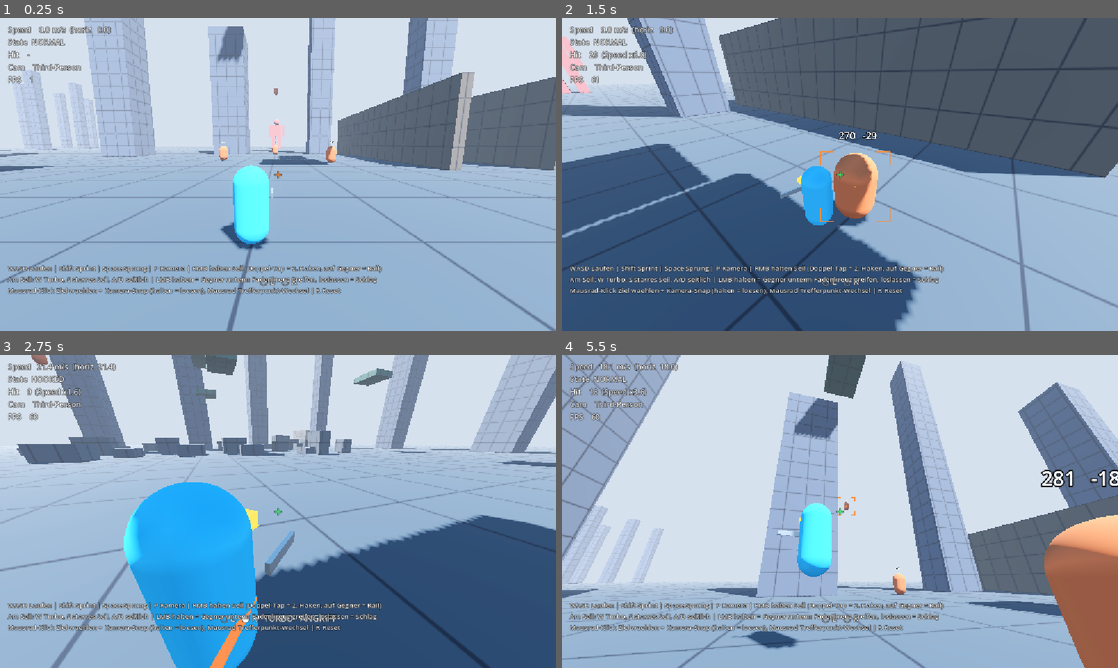
Above: before the commit, frames 1-4 (two rows, left to right).
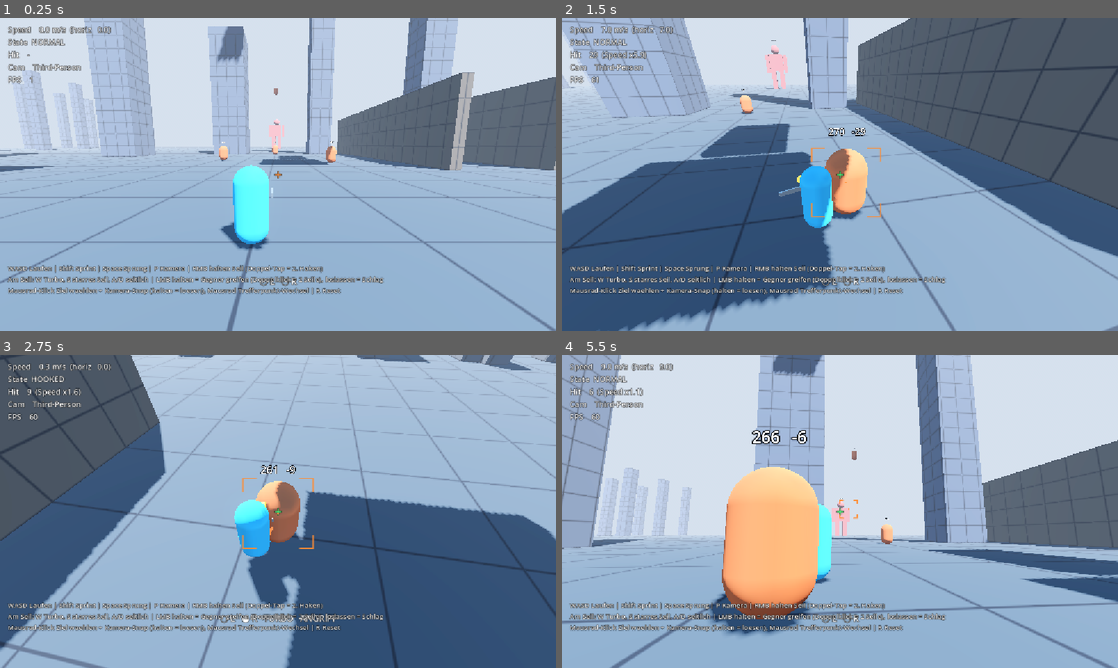
Above: after the commit, the same moments.

Repository: TheRaven36/Spirit-Drive
Game: Godot game, scene res://scenes/test_arena.tscn
Two runs of this game, one before a commit and one after it. Both use one fixed random seed, a clock stepped at 60 frames per second and the inputs below.
Inputs (mouse positions are in pixels of both pictures, inside the frame that each line leads up to):
- Up to frame 1 (0.25 s): no input
- Up to frame 2 (1.5 s): move the mouse to (867, 174) at 0.52 s; press the mouse at (867, 174) at 0.53 s; hold W (move_forward) from 0.53 s (still down); tap Space (jump) at 0.77 s; tap Middle mouse button (hard_lock) at 0.8, 1.35 s; move the mouse to (812, 174) at 1.27 s; release the mouse at (812, 174) at 1.28 s
- Up to frame 3 (2.75 s): keep holding W (move_forward); tap Space (jump) at 1.52 s; click (250, 511) at 1.55 s; move the mouse to (289, 505) at 2.02 s; press the mouse at (289, 505) at 2.03 s; tap Middle mouse button (hard_lock) at 2.3 s
- Up to frame 4 (5.5 s): keep holding W (move_forward); move the mouse to (834, 517) at 2.77 s; release the mouse at (834, 517) at 2.78 s; right-click (834, 517) at 2.85 s; tap Space (jump) at 3.02, 3.77, 4.52 s; click (834, 517) at 3.05 s; move the mouse to (878, 514) at 3.52 s; hold Middle mouse button (hard_lock) 3.53-4.28 s; move the mouse to (795, 508) at 4.27 s; tap Mouse wheel down (lock_next) at 4.35 s; click (795, 508) at 4.55 s; move the mouse to (845, 511) at 5.02 s; hold Mouse wheel up (lock_prev) from 5.03 s (still down); click (845, 511) at 5.17 s; tap Middle mouse button (hard_lock) at 5.3 s

The runs differ from the first frame. In frame 1, 0.5% of the frame differs, in the area x 40-70%, y 78-85%; in frame 2, 37%; in frame 3, 59%, in the area x 0-100%, y 0-100%; in frame 4, 49%.

Commit message:
Gegner-Anflug: Carving statt Rail-Snap, Doppelklick = doppelte Lenk- und Zugkraft
- Lenk-Drehrate (carve_turn_rate pro Seil, Vector3.rotated) dreht die Geschwindigkeit zum
  Ziel, Betrag bleibt; kein Sofort-Umlenken beim Anheften mehr
- Schwerkraft am Gegner nur entlang der Zielrichtung (Sturzflug ja, Durchsacken nein)
- Zwei Seile am selben Gegner: doppelte Lenkrate + beide Winden mit Combat-Staerke
- LMB-Doppelklick haengt das zweite Combat-Seil an dasselbe Ziel; kurzer Einzelklick
  schlaegt am Ende des Doppelklick-Fensters
- Dash-Kick nur beim ersten Combat-Seil, Combat-Seil verdraengt kein Combat-Seil
- Tests: Wenderadius, Zug, Tempo-Erhalt, Snap-Freiheit, Doppelklick, Piercing am Riesen

Co-Authored-By: Claude Opus 5.5 <noreply@anthropic.com>
Claude-Session: https://claude.ai/code/session_01Q6pZHHxXencxeVhr1f6PbU

Diff:
--- a/scripts/debug_hud.gd
+++ b/scripts/debug_hud.gd
@@ -43,8 +43,8 @@
 	_hooks.position.y -= 90
 
 	var help := _make_label(
-			"WASD Laufen | Shift Sprint | Space Sprung | P Kamera | RMB halten Seil (Doppel-Tap = 2. Haken, auf Gegner = Rail)\n"
-			+ "Am Seil: W Turbo, S starres Seil, A/D seitlich | LMB halten = Gegner unterm Fadenkreuz greifen, "
+			"WASD Laufen | Shift Sprint | Space Sprung | P Kamera | RMB halten Seil (Doppel-Tap = 2. Haken)\n"
+			+ "Am Seil: W Turbo, S starres Seil, A/D seitlich | LMB halten = Gegner greifen (Doppelklick = 2 Seile), "
 			+ "loslassen = Schlag\nMausrad-Klick Ziel waehlen + Kamera-Snap (halten = loesen), "
 			+ "Mausrad Trefferpunkt-Wechsel | R Reset", 14)
 	help.horizontal_alignment = HORIZONTAL_ALIGNMENT_LEFT
@@ -80,8 +80,8 @@
 		extra = "   TURBO"
 	elif g.is_rope_rigid():
 		extra = "   STARR"
-	if g.is_rail_locked():
-		extra += "   RAIL"
+	if g.is_dual_locked():
+		extra += "   DOPPEL"
 	elif g.combat_hook():
 		extra += "   ANGRIFF"
 
--- a/scripts/guardian_controller.gd
+++ b/scripts/guardian_controller.gd
@@ -25,11 +25,13 @@
 ##             Die Auswahl bleibt bis 3x Grapple-Reichweite bestehen (ausserhalb der
 ##             Reichweite grau, kein Seil), danach wird sie automatisch geloescht.
 ##             LMB halten = Seil zum gewaehlten Punkt, loslassen = Schlag.
+##           LMB-Doppelklick (+ halten) = zweites Combat-Seil an dasselbe Ziel.
 ##           Ganz nah am Ziel (< auto_grab_min_dist) schlaegt LMB direkt zu.
-## Gegner-Anflug: Beim Anheften an einen Gegner wird der Schwung zum Ziel umgelenkt
-##           (Betrag bleibt). Ein Seil = organische Kurve (sanftes Nachlenken, Schwerkraft
-##           wirkt). Beide Seile am selben Gegner (RMB-Doppel-Tap bzw. RMB + LMB) = Rail:
-##           harte Ausrichtung, keine Schwerkraft, kein seitlicher Drift – gerader Anflug.
+## Gegner-Anflug (Carving): Kein Snap – eine Lenk-Beschleunigung dreht die vorhandene
+##           Geschwindigkeit zum Ziel, der Betrag bleibt. Schwerkraft wirkt am Gegner nur entlang
+##           der Zielrichtung (Sturzflug ja, Durchsacken nein).
+##           Ein Seil = carve_turn_rate (weite Kurve), zwei Seile am selben Gegner (LMB-/RMB-Doppelklick
+##           oder RMB + LMB) = doppelte Lenk- und Zugkraft -> halber Wenderadius (r = v / omega).
 ## Kamera:   P = Third-/First-Person, nahtlos ueberblendet.
 ##
 ## Physik in _physics_process, Kamera/Visuals in _process ueber die
@@ -109,14 +111,11 @@
 ## Unter dieser Distanz zum Ziel feuert LMB kein Seil, sondern schlaegt direkt (Messer-Reichweite).
 @export var auto_grab_min_dist := 4.5
 
-# --- Gegner-Anflug: ein Seil (organisch) vs. zwei Seile (Rail) ---------
+# --- Gegner-Anflug: Carving statt Snap ---------------------------------
 @export_group("Enemy Dash")
-## Anteil (0..1), um den der Schwung beim Anheften Richtung Gegner gedreht wird.
-@export var single_intercept := 0.25
-@export var rail_intercept := 0.7
-## Nachlenken pro Sekunde (1/s) waehrend des Anflugs – Betrag der Geschwindigkeit bleibt.
-@export var single_steer_rate := 3.0
-@export var rail_steer_rate := 12.0
+## Lenk-Drehrate (rad/s) pro Seil am Gegner: dreht die Geschwindigkeit zum Ziel, ohne sie zu
+## bremsen (Zentripetal-Beschleunigung = Rate * Tempo). Wenderadius = Tempo / (Rate * Seile).
+@export var carve_turn_rate := 3.5
 
 # --- Free-Flow Auto-Grab (LMB ohne Hard-Lock) ------------------------------
 @export_group("Auto Grab")
@@ -243,6 +242,9 @@
 var _snap_t := -1.0
 var _snap_from := Vector2.ZERO
 var _lock_hold_t := -1.0
+## LMB-Doppelklick: Haltedauer seit dem letzten Druck, Fenster nach einem kurzen Klick (-1 = aus).
+var _attack_held_t := 0.0
+var _combat_tap_t := -1.0
 
 
 func _ready() -> void:
@@ -333,7 +335,7 @@
 	_update_lock_button(delta)
 	_update_hard_lock()
 	_handle_hook_input(delta)
-	_handle_attack_input()
+	_handle_attack_input(delta)
 	_refresh_state()
 
 	match state:
@@ -528,20 +530,41 @@
 ## Ziel: Hard-Lock (falls aktiv und in Reichweite), sonst Free-Flow-Auto-Grab unterm
 ## Fadenkreuz. Kein greifbares Ziel = normaler Slash. Waehrend LMB gehalten wird,
 ## greift das Seil sofort zu, sobald ein Ziel greifbar wird (z. B. zurueck in Reichweite).
-func _handle_attack_input() -> void:
+## Doppelklick: Ein kurzer Klick (< double_tap_window) schlaegt nicht sofort, sondern laesst
+## das Seil weiterziehen; ein zweiter Klick im Fenster haengt das zweite Seil an dasselbe Ziel.
+## Ohne zweiten Klick folgt der Schlag am Fensterende.
+func _handle_attack_input(delta: float) -> void:
+	_attack_held_t += delta
+	if _combat_tap_t >= 0.0:
+		_combat_tap_t += delta
+		if _combat_tap_t > double_tap_window:
+			_release_combat_slash()
 	if Input.is_action_just_pressed("attack"):
-		if combat_hook() != null or _try_combat_grab():
-			return
-		knife.request_slash(_strike_target())
+		_attack_held_t = 0.0
+		if _combat_tap_t >= 0.0 and combat_hook() != null:
+			_combat_tap_t = -1.0
+			_fire_combat_hook(combat_hook().target)
+		elif combat_hook() == null and not _try_combat_grab():
+			knife.request_slash(_strike_target())
 	elif Input.is_action_just_released("attack"):
-		var ch := combat_hook()
-		if ch:
-			var tgt: Node3D = ch.target if is_instance_valid(ch.target) else null
-			_release_combat_hooks()
-			knife.request_slash(tgt)
-			_refresh_state()
+		if _attack_held_t < double_tap_window and combat_hooks_out() == 1:
+			_combat_tap_t = 0.0
+		else:
+			_release_combat_slash()
 	elif Input.is_action_pressed("attack") and combat_hook() == null:
 		_try_combat_grab()
+
+
+## Combat-Seile loesen und den Momentum-Schlag auf ihr Ziel ausfuehren.
+func _release_combat_slash() -> void:
+	_combat_tap_t = -1.0
+	var ch := combat_hook()
+	if ch == null:
+		return
+	var tgt: Node3D = ch.target if is_instance_valid(ch.target) else null
+	_release_combat_hooks()
+	knife.request_slash(tgt)
+	_refresh_state()
 
 
 ## Ziel, das LMB gerade greifen wuerde (Hard-Lock hat Vorrang). null = nichts greifbar.
@@ -575,6 +598,10 @@
 	return t != null and _fire_combat_hook(t)
 
 
+func combat_hooks_out() -> int:
+	return hooks.filter(func(h: GrappleHook) -> bool: return h.active and h.combat).size()
+
+
 func _release_combat_hooks() -> void:
 	for h in hooks:
 		if h.combat:
@@ -613,7 +640,6 @@
 	if tgt == null and aim_collider is Node3D and hit_receiver_of(aim_collider) != null:
 		tgt = aim_collider  # Gegner-Koerper (z. B. Riese): Seil haengt am Gegner
 	h.attach(aim_point, tgt, global_position)
-	_intercept_momentum()
 	return h
 
 
@@ -637,7 +663,7 @@
 
 
 ## Combat-Seil zum Ziel (Hard-Lock oder Auto-Grab). Sind beide Hueften belegt,
-## wird das aeltere RMB-Seil dafuer eingeholt.
+## wird ein RMB-Seil dafuer eingeholt – nie ein bestehendes Combat-Seil.
 func _fire_combat_hook(target: Node3D) -> bool:
 	if not is_instance_valid(target):
 		return false
@@ -647,10 +673,15 @@
 	var h := _take_free_hip()
 	if h == null:
 		h = hook_left if _primary == hook_right else hook_right
+		if h.combat:
+			h = hook_right if h == hook_left else hook_left
+		if h.combat:
+			return false
 		h.release()
+	var first := combat_hooks_out() == 0  # Dash-Kick nur beim ersten Combat-Seil
 	h.attach(p, target, global_position, true)
-	_intercept_momentum()
-	velocity += (p - global_position).normalized() * combat_pull_impulse
+	if first:
+		velocity += (p - global_position).normalized() * combat_pull_impulse
 	if is_on_floor():
 		velocity.y = maxf(velocity.y, 6.0)
 	_refresh_state()
@@ -672,7 +703,8 @@
 func _winch_mult(h: GrappleHook) -> float:
 	if is_rope_rigid():
 		return 0.0
-	var m := combat_reel_mult if (h != null and h.combat) or is_rail_locked() else reel_base_mult
+	var on_enemy := h != null and (h.combat or _enemy_of(h) != null)
+	var m := combat_reel_mult if on_enemy else reel_base_mult
 	return m * (reel_turbo_mult if is_turbo() else 1.0)
 
 
@@ -702,11 +734,14 @@
 		if h.active:
 			h.update_bends(space, global_position, velocity, ex, grapple_mask)
 
-	var rail := is_rail_locked()
-	if not rail:
-		velocity.y -= gravity * delta  # Rail traegt den Spieler – kein Durchsacken
+	var on_enemy := enemy_hooks()
+	if on_enemy == 0:
+		velocity.y -= gravity * delta
+	else:
+		_enemy_gravity(delta)
+		_carve_to_enemy(on_enemy, delta)
+	if on_enemy < 2:
 		_rope_steer(delta)
-	_steer_to_enemy(rail_steer_rate if rail else single_steer_rate, delta)
 	if is_on_floor():
 		_try_ground_jump()
 	_solve_ropes(delta)
@@ -784,37 +819,49 @@
 	return hit_receiver_of(h.target)
 
 
-## Rail: beide Seile straff am selben Gegner.
-func is_rail_locked() -> bool:
+## Beide Seile straff am selben Gegner (Doppelklick).
+func is_dual_locked() -> bool:
 	var e := _enemy_of(hook_left)
 	return e != null and e == _enemy_of(hook_right)
 
 
-## Anflugpunkt: Rail = Mitte beider Pivots (symmetrischer Zug), ein Seil = dessen Pivot.
-## Vector3.INF = kein Gegner-Anflug (kein Seil am Gegner oder zwei verschiedene Gegner).
+## Seile am Gegner: 2 = beide am selben Gegner, 1 = genau eins, 0 = keins (oder zwei Gegner).
+func enemy_hooks() -> int:
+	if is_dual_locked():
+		return 2
+	return 1 if hooks.filter(func(h: GrappleHook) -> bool: return _enemy_of(h) != null).size() == 1 else 0
+
+
+## Anflugpunkt: zwei Seile = Mitte beider Pivots (symmetrischer Zug), ein Seil = dessen Pivot.
 func enemy_goal() -> Vector3:
-	if is_rail_locked():
+	if is_dual_locked():
 		return (hook_left.pivot() + hook_right.pivot()) * 0.5
-	var on_enemy := hooks.filter(func(h: GrappleHook) -> bool: return _enemy_of(h) != null)
-	return on_enemy[0].pivot() if on_enemy.size() == 1 else Vector3.INF
-
-
-## Abfangen beim Anheften: Schwung sofort teilweise Richtung Gegner drehen (nicht nullen).
-func _intercept_momentum() -> void:
-	_redirect_velocity(enemy_goal(), rail_intercept if is_rail_locked() else single_intercept)
-
-
-func _steer_to_enemy(rate: float, delta: float) -> void:
-	_redirect_velocity(enemy_goal(), 1.0 - exp(-rate * delta))
-
-
-## Dreht die Geschwindigkeit um `amount` (0..1) Richtung `goal`, der Betrag bleibt erhalten.
-## Innerhalb von hang_length nicht mehr – dort uebernimmt der Aufprall/Schlag.
-func _redirect_velocity(goal: Vector3, amount: float) -> void:
-	if goal == Vector3.INF or global_position.distance_to(goal) <= hang_length:
+	for h in hooks:
+		if _enemy_of(h) != null:
+			return h.pivot()
+	return Vector3.INF
+
+
+## Am Gegner: Schwerkraft nur entlang der Zielrichtung, wenn das Ziel unten liegt (Sturzflug
+## beschleunigt weiter). Der Anteil quer dazu entfaellt -> kein Durchsacken unter die Anflugbahn.
+func _enemy_gravity(delta: float) -> void:
+	var dir := global_position.direction_to(enemy_goal())
+	velocity += dir * maxf(-dir.y, 0.0) * gravity * delta
+
+
+## Carving: dreht die Geschwindigkeit mit carve_turn_rate x Seile Richtung Ziel, der Betrag
+## bleibt -> die Flugkurve biegt sich ein statt auf eine Linie zu springen.
+## Innerhalb von hang_length nicht mehr – dort uebernehmen Aufprall und Schlag.
+func _carve_to_enemy(hooks_on_enemy: int, delta: float) -> void:
+	var goal := enemy_goal()
+	if global_position.distance_to(goal) <= hang_length or velocity.length() < 0.1:
 		return
 	var dir := global_position.direction_to(goal)
-	velocity = velocity.slerp(dir * velocity.length(), amount)
+	var axis := velocity.cross(dir)
+	if axis.length_squared() < 0.000001:  # genau weg vom Ziel: beliebige Querachse
+		axis = velocity.cross(Vector3.UP if absf(dir.y) < 0.9 else Vector3.RIGHT)
+	var angle := minf(velocity.angle_to(dir), carve_turn_rate * hooks_on_enemy * delta)
+	velocity = velocity.rotated(axis.normalized(), angle)
 
 
 ## A / D am Seil: seitlich quer zum Seil ausweichen / schwingen.
--- a/scripts/guardian_input.gd
+++ b/scripts/guardian_input.gd
@@ -7,12 +7,13 @@
 ## Layout:
 ##   LMB / X ............ attack        (Jagdmesser-Slash)
 ##   RMB / LT ........... grapple       (straffes Seil, halten; Doppel-Tap = 2. Haken)
-##                        Doppel-Tap auf einen Gegner = Rail (gerader Anflug)
+##                        Doppel-Tap auf einen Gegner = beide Seile am Gegner (enger Anflug)
 ##   W / S am Seil ...... Winde: W = Turbo-Einzug, S = starres Seil (A/D = seitlich)
 ##   Mausrad-Klick / R3 . hard_lock     (Ziel waehlen + Kamera-Snap-Impuls, halten = loesen)
 ##   Mausrad / D-Pad L-R  lock_next / lock_prev (Trefferpunkt-/Ziel-Wechsel)
 ##   LMB halten ......... Combat-Seil zum Ziel (Hard-Lock oder Gegner unterm
 ##                        Fadenkreuz = Auto-Grab) + heranziehen, loslassen = Schlag
+##                        Doppelklick + halten = zweites Seil an dasselbe Ziel
 ##   Shift / L3 ......... sprint
 ##   Space / A .......... jump
 ##   P / View ........... toggle_camera (First-/Third-Person)
--- a/tests/movement_smoke_test.gd
+++ b/tests/movement_smoke_test.gd
@@ -37,8 +37,10 @@
 	await _test_hitbox_alignment()
 	await _test_auto_grab_free_flow()
 	await _test_auto_grab_hold()
-	await _test_enemy_dash_single_vs_rail()
-	await _test_rail_double_tap()
+	await _test_enemy_carve_single_vs_dual()
+	await _test_lmb_double_click()
+	await _test_rmb_double_tap_enemy()
+	await _test_giant_double_click_pierce()
 	await _test_hard_lock_camera()
 	await _test_hard_lock_out_of_range()
 	await _test_free_camera_while_swinging()
@@ -650,86 +652,177 @@
 	await _frames(40)
 
 
-func _test_enemy_dash_single_vs_rail() -> void:
-	print("Gegner-Anflug: ein Seil (organisch) vs. zwei Seile (Rail)")
-	var single := await _enemy_dash(false)
-	var rail := await _enemy_dash(true)
-	print("    ein Seil: Abweichung %.1f m, Durchsacken %.1f m, Treffer %s nach %d Frames"
-			% [single.dev, single.drop, single.reached, single.frames])
-	print("    Rail:     Abweichung %.1f m, Durchsacken %.1f m, Treffer %s nach %d Frames"
-			% [rail.dev, rail.drop, rail.reached, rail.frames])
-	_check(not single.rail and rail.rail, "Rail nur mit zwei Seilen am selben Gegner")
-	_check(single.speed_kept > 0.9 and rail.speed_kept > 0.9,
-			"Abfangen nullt den Schwung nicht (%.0f %% / %.0f %% Tempo erhalten)"
-			% [single.speed_kept * 100.0, rail.speed_kept * 100.0])
-	_check(rail.angle0 < single.angle0, "Rail dreht den Schwung beim Anheften staerker zum Ziel (%.0f° vs %.0f°)"
-			% [rail.angle0, single.angle0])
-	_check(single.reached, "ein Seil trifft trotzdem sicher (nur ueber eine Kurve)")
-	_check(single.dev > rail.dev * 2.0, "ein Seil = weitere, organische Kurve")
-	_check(rail.reached and rail.dev < 2.0 and rail.drop < 1.0,
-			"Rail = gerader Anflug ohne Durchsacken bis ins Ziel")
-	_check(rail.reached and rail.frames <= single.frames, "Rail kommt mindestens so schnell an")
-
-
-## Schneller Seitwaerts-Flug neben einem schwebenden Dummy, dann Seil(e) zum Gegner.
-## Misst Abweichung von der Geraden Start->Ziel, Durchsacken unter die Linie und
-## die Frames bis in Messer-Reichweite.
-func _enemy_dash(rail: bool) -> Dictionary:
+func _test_enemy_carve_single_vs_dual() -> void:
+	print("Gegner-Anflug: Carving mit einem vs. zwei Seilen")
+	var one := await _enemy_carve(1)
+	var two := await _enemy_carve(2)
+	for r: Dictionary in [one, two]:
+		print("    %d Seil(e): Radius %.1f m, Zug %.0f m/s², max. Knick %.1f°/Frame (dv %.1f m/s), Tempo min %.0f %%, "
+				% [r.n, r.radius, r.pull, r.max_turn, r.max_dv, r.min_speed * 100.0]
+				+ "Abweichung %.1f m, Durchsacken %.1f m, Treffer %s nach %d Frames"
+				% [r.dev, r.drop, r.reached, r.frames])
+	_check(not one.dual and two.dual, "Doppel-Lock nur mit zwei Seilen am selben Gegner")
+	_check(one.max_dv <= one.dv_bound and two.max_dv <= two.dv_bound,
+			"kein Snap: jede Aenderung durch Zug + Lenkung erklaerbar (%.1f <= %.1f, %.1f <= %.1f m/s pro Frame)"
+			% [one.max_dv, one.dv_bound, two.max_dv, two.dv_bound])
+	_check(one.min_speed > 0.95 and two.min_speed > 0.95, "Tempo bleibt im Anflug erhalten (min. %.0f %% / %.0f %%)"
+			% [one.min_speed * 100.0, two.min_speed * 100.0])
+	_check(two.radius < one.radius * 0.65, "zwei Seile: deutlich engerer Wenderadius (%.1f m vs %.1f m)"
+			% [two.radius, one.radius])
+	_check(two.pull > one.pull * 1.8, "zwei Seile: ~doppelte Zugbeschleunigung (%.0f vs %.0f m/s²)" % [two.pull, one.pull])
+	_check(one.dev > two.dev, "ein Seil schwingt in weiterem Bogen ein")
+	_check(one.drop < 1.0 and two.drop < 1.0, "kein Durchsacken waehrend des Zugs")
+	_check(one.reached and two.reached and two.frames <= one.frames, "beide treffen, zwei Seile schneller")
+
+
+## Schneller Quer-Flug neben einem schwebenden Dummy, dann n Combat-Seile (wie LMB-(Doppel)klick).
+func _enemy_carve(n: int) -> Dictionary:
 	var d := _dummy_near(Vector3(0, 18, -60))
 	await _place(Vector3(14, 18, -48), 0.0, 0.0)
 	var goal := d.get_lock_point()
 	var start := g.global_position
 	var line := start.direction_to(goal)
-	g.velocity = Vector3(12, 0, -14).normalized() * 20.0 + Vector3.DOWN * 5.0  # quer + fallend
+	g.velocity = Vector3(12, 0, -14).normalized() * 22.0  # tangential am Ziel vorbei
+	for i in n:
+		g._fire_combat_hook(d)
 	var speed0 := g.velocity.length()
-	if rail:
-		g.hook_right.attach(goal, d, start)  # erstes Seil (wie RMB auf den Gegner)
-	g._fire_combat_hook(d)
-	var res := {"rail": g.is_rail_locked(), "speed_kept": g.velocity.length() / speed0,
-			"angle0": rad_to_deg(g.velocity.angle_to(start.direction_to(goal))),
-			"dev": 0.0, "drop": 0.0, "reached": false, "frames": 0}
+	var res := {"n": n, "dual": g.is_dual_locked(), "pull": 0.0, "max_turn": 0.0, "max_dv": 0.0, "dv_bound": 0.0, "max_speed": 0.0, "min_speed": 1.0,
+			"radius": 0.0, "dev": 0.0, "drop": 0.0, "reached": false, "frames": 0}
+	var prev := g.velocity
+	var heading0 := g.velocity
 	for i in 120:
 		await physics_frame
-		var rel := g.global_position - start
-		var on_line := start + line * rel.dot(line)
+		if i == 0:
+			res.pull = g.pull_force.length()
+		res.max_turn = maxf(res.max_turn, rad_to_deg(prev.angle_to(g.velocity)))
+		res.max_dv = maxf(res.max_dv, prev.distance_to(g.velocity))
+		res.max_speed = maxf(res.max_speed, g.velocity.length())
+		prev = g.velocity
+		if i == 9:  # Wenderadius aus den ersten 10 Frames: r = v / omega
+			res.radius = g.velocity.length() / (heading0.angle_to(g.velocity) / (10.0 / 60.0))
+		var dist := g.global_position.distance_to(goal)
+		if dist > g.hang_length + 1.0:
+			res.min_speed = minf(res.min_speed, g.velocity.length() / speed0)
+		var on_line := start + line * (g.global_position - start).dot(line)
 		res.dev = maxf(res.dev, g.global_position.distance_to(on_line))
 		res.drop = maxf(res.drop, on_line.y - g.global_position.y)
 		res.frames = i + 1
-		if g.global_position.distance_to(goal) < g.knife.lock_strike_reach:  # Schlag trifft
+		if dist < _strike_reach_at(g.velocity.length()):  # Schlag wuerde treffen
 			res.reached = true
 			break
+	# Obergrenze pro Frame aus kontinuierlichen Kraeften: n Winden + Lenkung (omega * v) + Schwerkraft.
+	var accel: float = n * (g.reel_force * g.combat_reel_mult * g.reel_turbo_mult + g.carve_turn_rate * res.max_speed) + g.gravity
+	res.dv_bound = accel / 60.0
 	g._release_all_hooks()
 	_revive(d)
 	return res
 
 
-func _test_rail_double_tap() -> void:
-	print("Rail per RMB-Doppel-Tap auf den Gegner")
+## Lock-Schlag-Reichweite des Messers bei diesem Tempo (wie KnifeCombat.strike_reach()).
+func _strike_reach_at(speed: float) -> float:
+	var k := g.knife
+	return k.lock_strike_reach + minf(speed * k.speed_reach_time, k.speed_reach_max)
+
+
+func _test_lmb_double_click() -> void:
+	print("LMB-Doppelklick: zwei Combat-Seile + Schlag")
 	var d := _dummy_near(Vector3(0, 18, -60))
 	await _place(Vector3(14, 18, -48), 0.0, 0.0)
 	_aim_at(d.get_lock_point())
 	await _process_frames(2)
 	await _frames(2)
+	# Einzelklick: Seil zieht kurz, Schlag folgt am Ende des Doppelklick-Fensters
+	await _tap("attack")
+	await _frames(2)
+	_check(g.combat_hooks_out() == 1 and not g.knife.is_attacking(), "kurzer Klick: ein Seil, Schlag wartet aufs Fenster")
+	await _frames(14)
+	_check(g.combat_hook() == null and g.knife.is_attacking(), "ohne zweiten Klick: Schlag am Fensterende")
+	await _frames(30)
+	# Doppelklick + halten
+	await _place(Vector3(14, 18, -48), 0.0, 0.0)
+	_aim_at(d.get_lock_point())
+	await _process_frames(2)
+	await _frames(2)
+	var hits := d.hits_taken
+	await _tap("attack")
+	await _frames(2)
+	Input.action_press("attack")
+	await _frames(2)
+	_check(g.combat_hooks_out() == 2 and g.is_dual_locked() and not g.knife.is_attacking(),
+			"Doppelklick + halten: beide Seile am Gegner, noch kein Schlag")
+	var reached := false
+	for i in 120:
+		await physics_frame
+		if g.global_position.distance_to(d.get_lock_point()) < 3.2:
+			reached = true
+			break
+	Input.action_release("attack")
+	await _frames(12)
+	_check(reached and g.combat_hook() == null and d.hits_taken > hits, "Loslassen = Momentum-Schlag trifft")
+	_revive(d)
+	await _frames(5)
+
+
+func _test_rmb_double_tap_enemy() -> void:
+	print("RMB-Doppel-Tap auf den Gegner")
+	var d := _dummy_near(Vector3(0, 18, -60))
+	await _place(Vector3(14, 18, -48), 0.0, 0.0)
+	_aim_at(d.get_lock_point())
+	await _process_frames(2)
+	await _frames(2)
 	await _tap("grapple")
 	await _frames(2)  # Loslassen registrieren -> Doppel-Tap-Fenster laeuft
-	_check(g.hooks_out() == 1 and not g.is_rail_locked(), "erster Tap: ein Seil am Gegner, noch kein Rail")
+	_check(g.hooks_out() == 1 and not g.is_dual_locked(), "erster Tap: ein Seil am Gegner")
 	_aim_at(d.get_lock_point())
 	await _process_frames(1)
 	Input.action_press("grapple")
 	await _frames(2)
-	_check(g.hooks_out() == 2 and g.is_rail_locked(), "Doppel-Tap: beide Seile am Gegner = Rail")
+	_check(g.hooks_out() == 2 and g.is_dual_locked(), "Doppel-Tap: beide Seile am Gegner")
 	var y0 := g.global_position.y
 	await _frames(15)
-	_check(g.global_position.y > y0 - 0.5, "Rail haelt die Hoehe (kein Durchsacken)")
+	_check(g.global_position.y > y0 - 0.5, "kein Durchsacken am Gegner")
 	Input.action_press("attack")
 	await _frames(2)
-	_check(g.combat_hook() != null and g.is_rail_locked(), "LMB im Rail: Combat-Seil am selben Gegner, Rail bleibt")
+	_check(g.combat_hook() != null and g.is_dual_locked(), "LMB: Combat-Seil ersetzt ein RMB-Seil, beide bleiben am Gegner")
 	Input.action_release("attack")
-	await _frames(2)
+	await _frames(16)  # kurzer Klick -> Schlag nach dem Doppelklick-Fenster
 	_check(g.combat_hook() == null and g.knife.is_attacking(), "LMB loslassen = Schlag")
 	Input.action_release("grapple")
 	g._release_all_hooks()
 	_revive(d)
+	await _frames(5)
+
+
+func _test_giant_double_click_pierce() -> void:
+	print("Doppelklick-Schlag am Riesen (Tempo-Skalierung + Piercing)")
+	var giant: TrainingGiant = arena.get_node("TrainingGiant")
+	await _place(Vector3(10, 9.5, -72.0), 0.0, 0.0)
+	var chest: LockPoint = giant.find_child("LP_Brust", true, false)
+	_aim_at(chest.global_position)
+	await _process_frames(2)
+	await _frames(3)
+	await _action_event("hard_lock")
+	g.hard_lock = chest
+	var hits := giant.hits_taken
+	await _tap("attack")
+	await _frames(2)
+	Input.action_press("attack")
+	await _frames(2)
+	_check(g.combat_hooks_out() == 2 and g.is_dual_locked(), "Doppelklick greift den Riesen mit beiden Seilen")
+	for i in 150:
+		await physics_frame
+		if g.global_position.distance_to(chest.global_position) < 3.0:
+			break
+	Input.action_release("attack")
+	await _frames(15)
+	var lh: Dictionary = g.knife.last_hit
+	_check(giant.hits_taken > hits and lh.get("point", "") == "Brust", "Schlag trifft den Lock-Punkt (%s)" % lh.get("point", "-"))
+	_check(lh.get("speed_mult", 0.0) > 1.5, "volle Tempo-Skalierung (Speed x%.1f bei %.0f m/s)"
+			% [lh.get("speed_mult", 0.0), lh.get("speed", 0.0)])
+	_check(g.knife.last_pierce.size() > 1, "Piercing wertet weitere Koerperteile aus (%d Eintraege)" % g.knife.last_pierce.size())
+	g.release_hard_lock()
+	giant.hp = giant.max_hp
+	giant._down_t = 0.0
 	await _frames(5)
 
 
Not shown, changed: docs/PATCHNOTES.md
